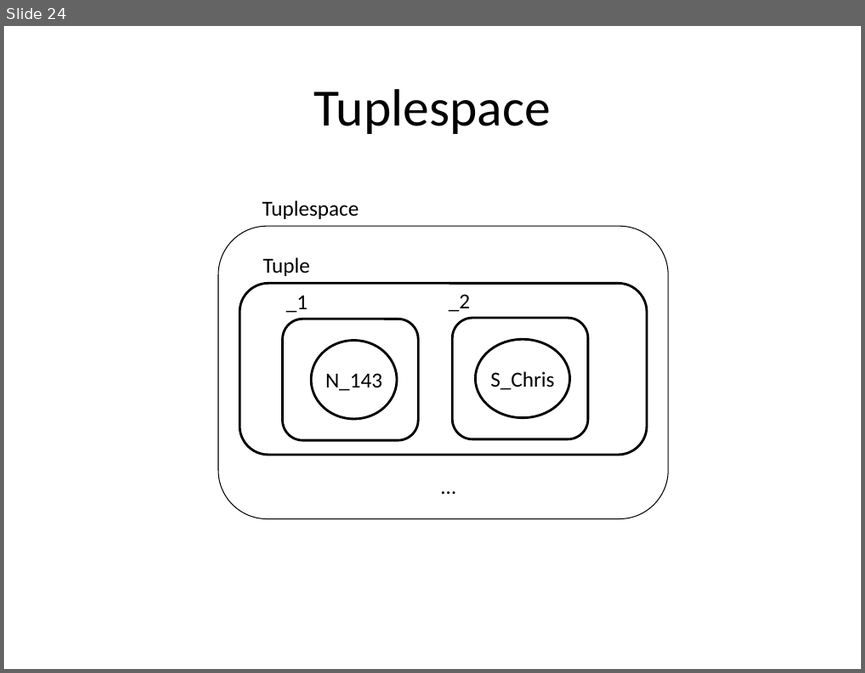
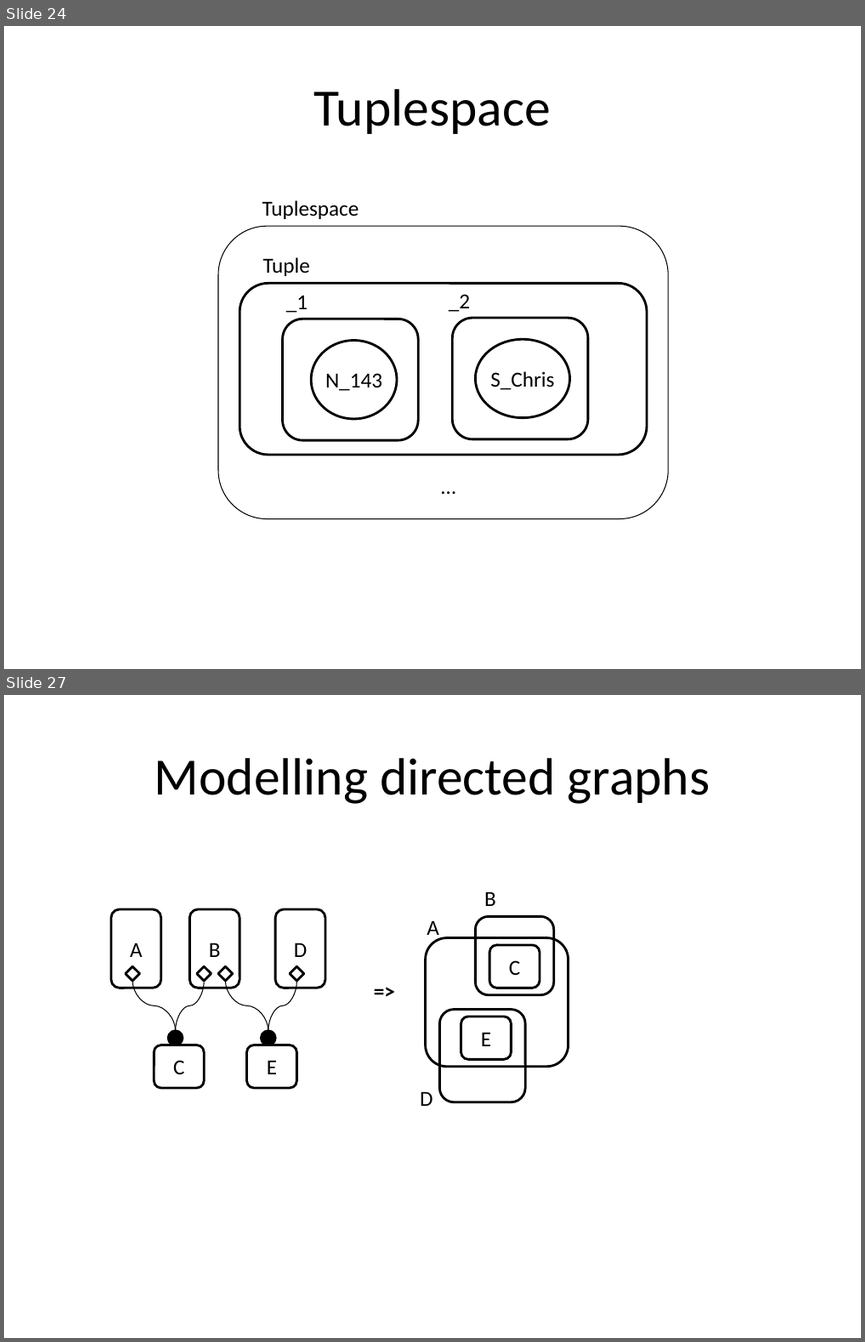
Before and after one commit to cgreenhalgh/bigraphspace, a slide deck: bigraphspace/docs/images/Cookbook_diagrams.pptx. Shown one above the other, each under a label of ours: slide 24 before the commit, slides 24 and 27 after it; the slides between them are not shown. The pictures are 865x673 and 865x1342 pixels, drawn with LibreOffice and Linux fonts; fonts in the diff are those of the drawing. Boxes give left, top, right and bottom in pixels: in the first picture for what was removed or moved away, otherwise in the second. Text is boxed around its words. In the diff, an @@ line names an element or a change of style, - is before the commit and + after.

```diff
--- a/bigraphspace/docs/images/Cookbook_diagrams.pptx
+++ b/bigraphspace/docs/images/Cookbook_diagrams.pptx
@@ slide 27 added at <box>4,695,861,1338</box>, background #FFFFFF @@
@@ title added at <box>154,758,710,804</box>, 44 pt, text #000000 @@
+Modelling directed graphs
@@ text added at <box>484,891,496,906</box>, 18 pt, text #000000 @@
+B
@@ rounded rectangle added at <box>111,909,160,988</box>, fill #FFFFFF, outline #000000 2 pt, 18 pt, text #000000 @@
+A
@@ rounded rectangle added at <box>190,909,239,988</box>, fill #FFFFFF, outline #000000 2 pt, 18 pt, text #000000 @@
+B
@@ rounded rectangle added at <box>276,909,325,988</box>, fill #FFFFFF, outline #000000 2 pt, 18 pt, text #000000 @@
+D
@@ text added at <box>426,920,439,940</box>, 18 pt, text #000000 @@
+A
@@ rounded rectangle added at <box>475,916,554,995</box>, outline #000000 2 pt @@
@@ rounded rectangle added at <box>426,937,568,1066</box>, fill #FFFFFF, outline #000000 2 pt @@
@@ rounded rectangle added at <box>490,945,540,988</box>, fill #FFFFFF, outline #000000 2 pt, 18 pt, text #000000 @@
+C
@@ diamond added at <box>126,967,140,981</box>, outline #000000 2 pt @@
@@ diamond added at <box>197,967,211,981</box>, outline #000000 2 pt @@
@@ diamond added at <box>218,967,233,981</box>, outline #000000 2 pt @@
@@ diamond added at <box>290,967,304,981</box>, outline #000000 2 pt @@
@@ text added at <box>364,974,404,1008</box>, 18 pt, text #000000, bold @@
+=>
@@ curved line added from (176, 1031) to (132, 981), #000000 0.75 pt @@
@@ curved line added from (176, 1031) to (204, 981), #000000 0.75 pt @@
@@ curved line added from (268, 1031) to (225, 981), #000000 0.75 pt @@
@@ curved line added from (268, 1031) to (297, 981), #000000 0.75 pt @@
@@ rounded rectangle added at <box>439,1009,525,1102</box>, outline #000000 2 pt @@
@@ rounded rectangle added at <box>460,1016,511,1059</box>, fill #FFFFFF, outline #000000 2 pt, 18 pt, text #000000 @@
+E
@@ rounded rectangle added at <box>154,1044,204,1088</box>, fill #FFFFFF, outline #000000 2 pt, 18 pt, text #000000 @@
+C
@@ ellipse added at <box>169,1031,183,1045</box>, fill #000000, outline #000000 2 pt @@
@@ rounded rectangle added at <box>246,1044,296,1088</box>, fill #FFFFFF, outline #000000 2 pt, 18 pt, text #000000 @@
+E
@@ ellipse added at <box>261,1031,276,1045</box>, fill #000000, outline #000000 2 pt @@
@@ text added at <box>420,1091,432,1106</box>, 18 pt, text #000000 @@
+D
```
Also in this commit, not shown: 5 other slides added, 8 other files.
